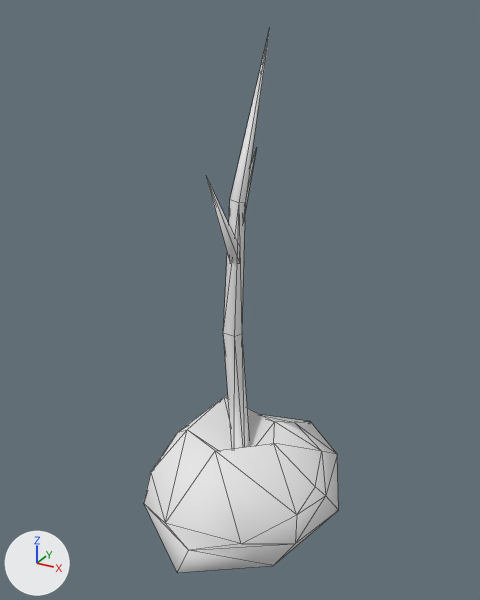
The glTF model models/whCarobTreeSapling.glb, before and after one commit.
One viewpoint serves both versions: a camera (50 mm lens) standing at (0.68, -1.239, 1.091) and looking at (-0.04, 0.07, 0.436). The axes (+X, +Y, +Z) are drawn at lower left. The lights are the same throughout. The picture after the commit comes second. Mesh edges are drawn as thin lines. Vertices at exactly the same position are counted once.
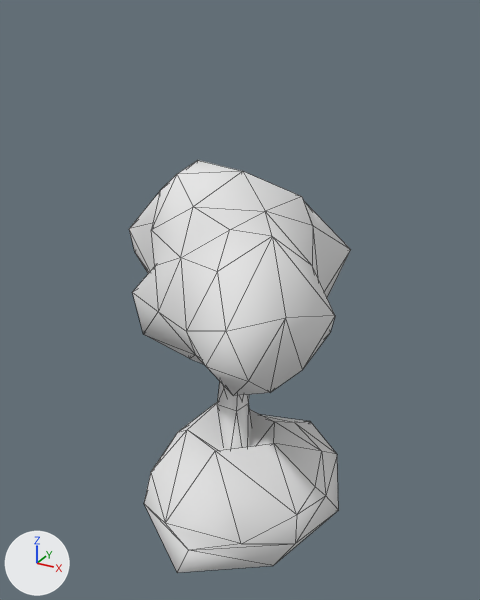
Edits to the bpy script that builds the scene:
```text
Add mat_carobleaf_002:
    mat_carobleaf_002 = principled_material('carobLeaf.002')
    mat_carobleaf_002.base_color = (0.8, 0.8, 0.8)  # white #e7e7e7
    mat_carobleaf_002.roughness = 1.0
Change me_icosphere_001:
    used by ob_icosphere_001; location = (0.0, 0.0, 0.0)
    verts and faces of me_icosphere_001; kept vertices keep their numbers, new ones are numbered from 34
    remove me_icosphere_001.from_pydata(...)  # 34 vertices, 64 faces; spans x -0.22..0.251, y -0.309..0.288, z -0.24..0.131
    add me_icosphere_001.from_pydata(...)  # 126 vertices, 226 faces; spans x -0.376..0.251, y -0.309..0.396, z -0.24..0.751
    me_icosphere_001 part 1: a new loose piece of 69 vertices spanning x -0.376..0.236, y -0.27..0.396, z 0.332..0.751, in mat_carobleaf_002 (white #e7e7e7)
    me_icosphere_001 part 2: a new loose piece of 13 vertices spanning x -0.066..0.03, y -0.016..0.151, z -0.03..0.71, in mat_dirt (white #e7e7e7)
    me_icosphere_001 part 3
    add verts[34] = (-0.053, 0.051, 0.263)
    add verts[35] = (-0.056, 0.037, 0.31)
    add verts[36] = (-0.1, 0.272, 0.42)
    add verts[37] = (-0.014, 0.064, 0.267)
    add verts[38] = (-0.01, 0.05, 0.315)
    add verts[39] = (-0.004, -0.142, 0.443)
    add verts[40] = (-0.009, 0.026, 0.178)  # pixel (242, 402)
    add verts[41] = (-0.012, 0.052, 0.228)
    add verts[42] = (-0.044, 0.013, 0.175)
    add verts[43] = (-0.066, 0.035, 0.224)
    add faces += [(34, 35, 36), (36, 38, 37), (34, 36, 37), (35, 38, 36), (39, 43, 42), (39, 40, 41)]  # mat_dirt (white #e7e7e7)
    add faces += [(39, 41, 43), (39, 42, 40)]  # mat_dirt (white #e7e7e7)
    add me_icosphere_001.materials.append(mat_carobbark)  # white #e7e7e7
    add me_icosphere_001.materials.append(mat_carobleaf_002)  # white #e7e7e7
Remove ob_icosphere:
    ob_icosphere = bpy.data.objects.new('Icosphere', me_icosphere)
    ob_icosphere.location = (0.0, 0.0, 0.0)
```

Pixel boxes [x1, y1, x2, y2] of what changed, in the pictures (480 x 600 px):
'Icosphere.001', reshaped (14% wider, 134% taller): before [144, 397, 339, 573]; after [129, 160, 351, 573]
'Icosphere', deleted: before [206, 29, 270, 449]
part 1 of me_icosphere_001, added: after [129, 160, 351, 396]
part 2 of me_icosphere_001, added: after [217, 382, 252, 449]
part 3 of me_icosphere_001, added (mostly hidden): after [223, 385, 232, 397]
